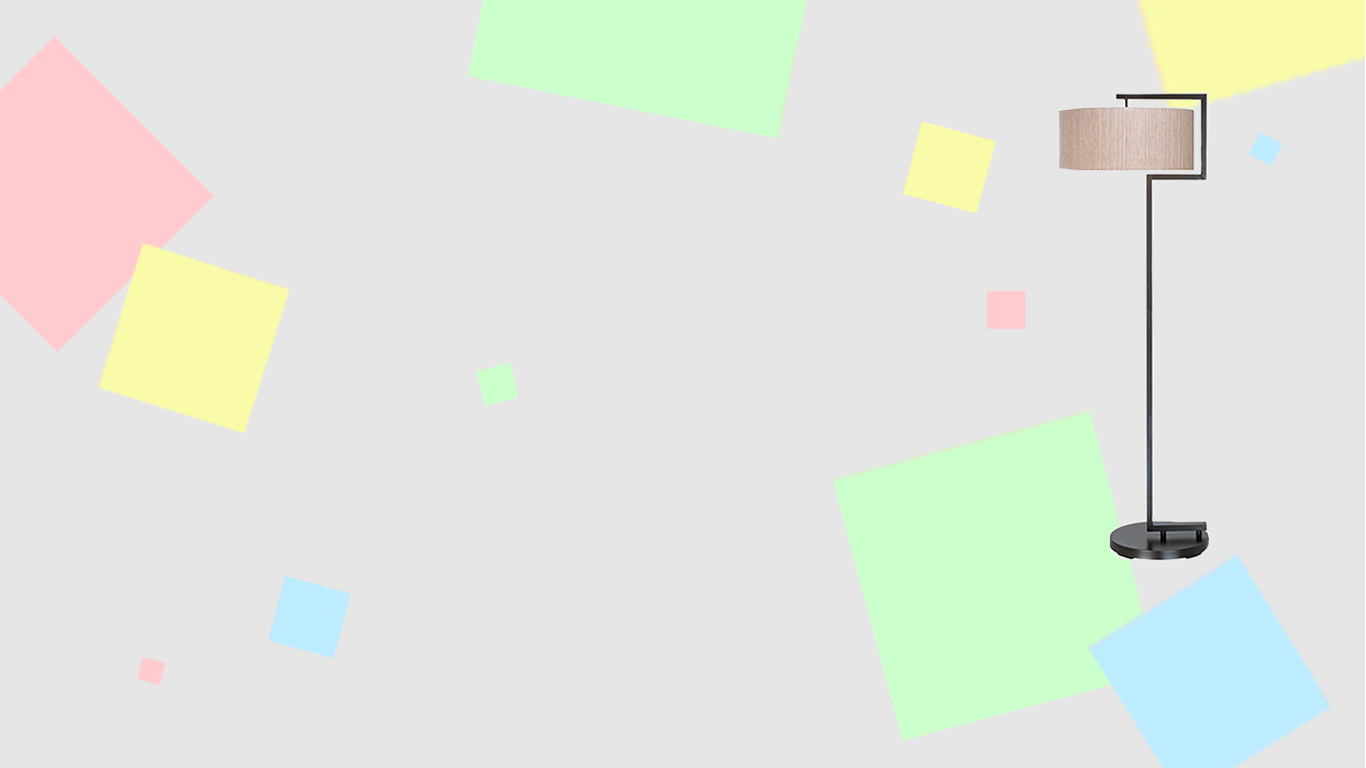
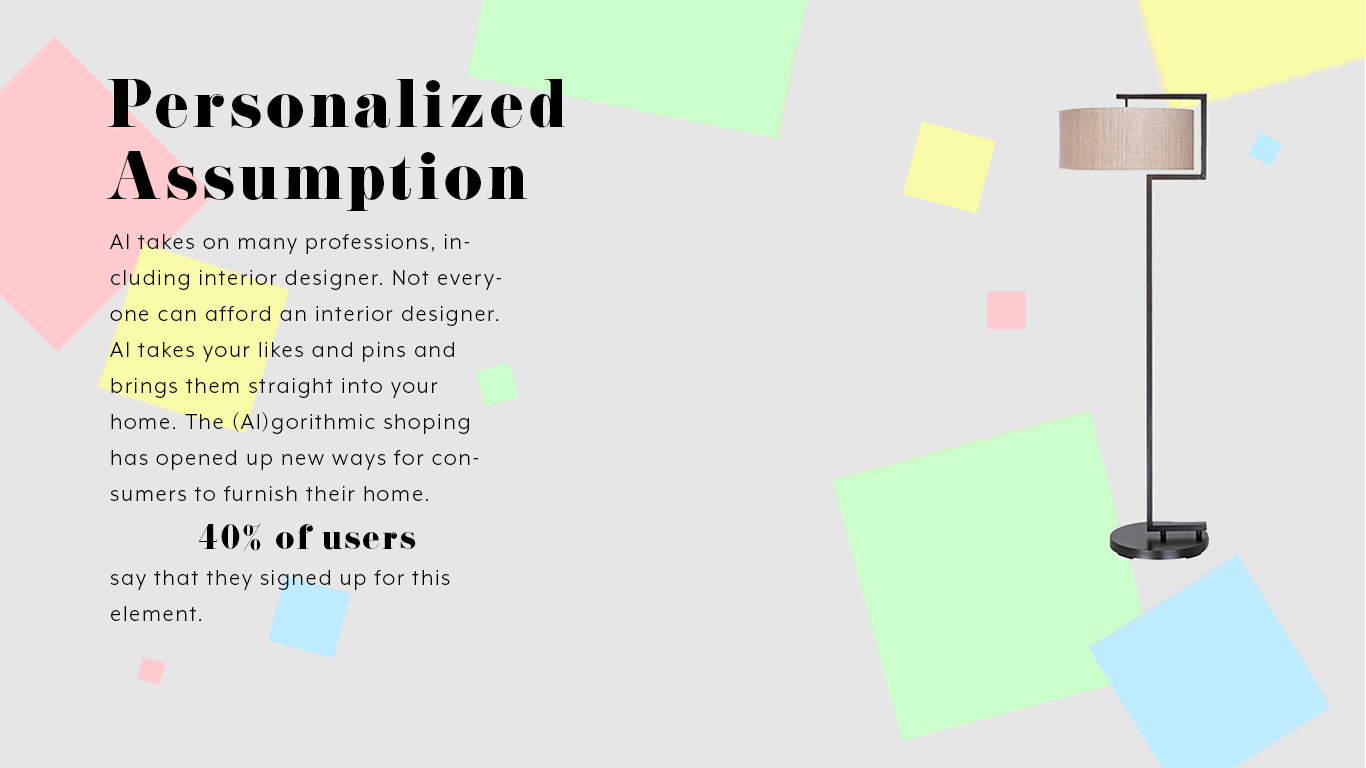
Two versions of the same layered image (1366x768). Layer-by-layer changes:
added layer "Personalized Assumption" in group "Group 1" over [left=106, top=79, right=566, bottom=211]
added layer "Al takes on many professions, including interior designer. Not" in group "Group 1" over [left=110, top=234, right=501, bottom=621]
